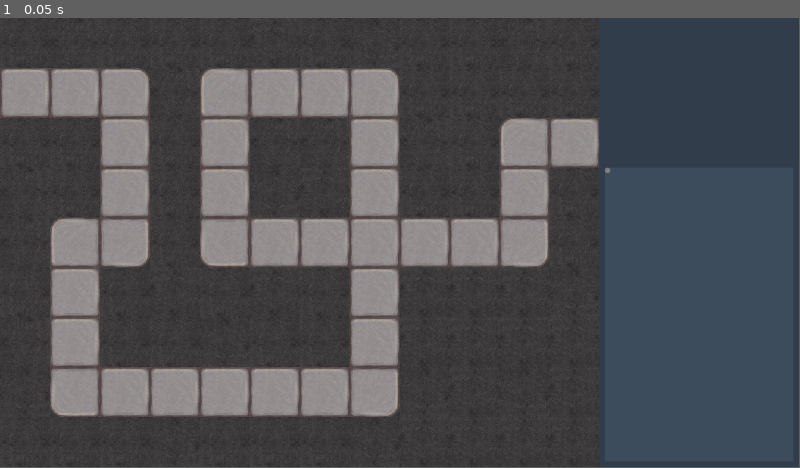
Above: before the commit, frame 1.
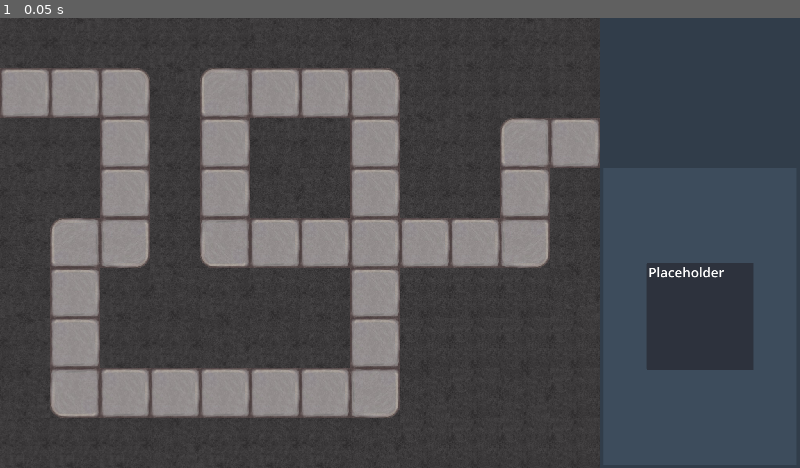
Above: after the commit, the same moment.

Repository: jkelly924/bananas-game-g4si2024
Game: Godot game, scene res://Levels/test_level.tscn
The game is run twice, just before and just after one commit, with the same random seed, the same clock (stepped at 60 frames per second) and the same inputs.
Inputs:
- Up to frame 1 (0.05 s): no input
In our replay, the window is 799x449 before the commit and 800x450 after it. These sizes can differ from the game's own. Grey fills any space a smaller window leaves; there, only what the larger window draws over its background counts as a difference.

The runs differ from the first frame. In frame 1, 4.0% of the frame differs, in the area x 2-95%, y 4-100%.

Commit message:
I did a lot

Diff:
--- a/Entities/Enemy.tscn
+++ b/Entities/Enemy.tscn
@@ -13,6 +13,9 @@
 [sub_resource type="StyleBoxFlat" id="StyleBoxFlat_g3tdq"]
 bg_color = Color(0, 0.988235, 0, 1)
 corner_detail = 1
+
+[sub_resource type="RectangleShape2D" id="RectangleShape2D_dgm17"]
+size = Vector2(90, 134)
 
 [node name="enemy" type="Node2D"]
 script = ExtResource("1_fb6av")
@@ -45,3 +48,9 @@
 theme_override_styles/fill = SubResource("StyleBoxFlat_g3tdq")
 value = 50.0
 show_percentage = false
+
+[node name="Area2D" type="Area2D" parent="."]
+
+[node name="CollisionShape2D" type="CollisionShape2D" parent="Area2D"]
+position = Vector2(7, 0)
+shape = SubResource("RectangleShape2D_dgm17")
--- /dev/null
+++ b/Entities/Spikes.tscn
@@ -0,0 +1,10 @@
+[gd_scene load_steps=2 format=3 uid="uid://dqogty2lb3oni"]
+
+[ext_resource type="SpriteFrames" uid="uid://c0cond1h8sd3l" path="res://Textures/Tower/spike/spikes.tres" id="1_1yo26"]
+
+[node name="Spikes" type="Node2D"]
+
+[node name="AnimatedSprite2D" type="AnimatedSprite2D" parent="."]
+sprite_frames = ExtResource("1_1yo26")
+frame = 4
+frame_progress = 1.0
--- a/Entities/Tower.tscn
+++ b/Entities/Tower.tscn
@@ -17,7 +17,6 @@
 [node name="tower" type="Node2D"]
 script = ExtResource("1_jolcq")
 damage_rate = 50.0
-damage_range = null
 
 [node name="AnimatedSprite2D" type="AnimatedSprite2D" parent="."]
 z_index = 1
--- a/Levels/test_level.tscn
+++ b/Levels/test_level.tscn
@@ -1,12 +1,13 @@
-[gd_scene load_steps=12 format=4 uid="uid://cam2n3o5ookil"]
+[gd_scene load_steps=20 format=4 uid="uid://cam2n3o5ookil"]
 
 [ext_resource type="Texture2D" uid="uid://dwt52fk84nvsb" path="res://Textures/test_atlas_texture.tres" id="1_0y4xf"]
 [ext_resource type="Script" path="res://Scripts/EnemyHandler.gd" id="1_adipd"]
-[ext_resource type="PackedScene" uid="uid://ca03yjxna8b4n" path="res://Entities/Tower.tscn" id="2_yrywt"]
 [ext_resource type="Texture2D" uid="uid://dkv1qx08q54ne" path="res://Textures/Map/tileset.png" id="3_1u0c1"]
 [ext_resource type="Script" path="res://Scripts/round_handler.gd" id="3_5b40h"]
 [ext_resource type="Script" path="res://UI/hud.gd" id="4_jdq3b"]
 [ext_resource type="Texture2D" uid="uid://bacilhv5jwdwx" path="res://Textures/test_enemy.png" id="5_7y2mf"]
+[ext_resource type="Texture2D" uid="uid://7xtgrgtpddoh" path="res://Textures/UI/scrollbar.png" id="7_un8fm"]
+[ext_resource type="PackedScene" uid="uid://dum81wyw83h4l" path="res://UI/shop_button.tscn" id="8_5f4cs"]
 
 [sub_resource type="TileSetAtlasSource" id="TileSetAtlasSource_bn7pl"]
 resource_name = "Test Tileset"
@@ -36,6 +37,29 @@
 
 [sub_resource type="ImageTexture" id="ImageTexture_ija4m"]
 
+[sub_resource type="ImageTexture" id="ImageTexture_ahdxx"]
+
+[sub_resource type="StyleBoxTexture" id="StyleBoxTexture_8ygul"]
+texture = ExtResource("7_un8fm")
+
+[sub_resource type="StyleBoxEmpty" id="StyleBoxEmpty_xn1i3"]
+
+[sub_resource type="StyleBoxEmpty" id="StyleBoxEmpty_iix7f"]
+
+[sub_resource type="StyleBoxEmpty" id="StyleBoxEmpty_btxjb"]
+
+[sub_resource type="Theme" id="Theme_prv8g"]
+VScrollBar/icons/decrement = SubResource("ImageTexture_ahdxx")
+VScrollBar/icons/decrement_highlight = SubResource("ImageTexture_ahdxx")
+VScrollBar/icons/decrement_pressed = SubResource("ImageTexture_ahdxx")
+VScrollBar/icons/increment = SubResource("ImageTexture_ahdxx")
+VScrollBar/icons/increment_highlight = SubResource("ImageTexture_ahdxx")
+VScrollBar/icons/increment_pressed = SubResource("ImageTexture_ahdxx")
+VScrollBar/styles/grabber = SubResource("StyleBoxTexture_8ygul")
+VScrollBar/styles/grabber_highlight = SubResource("StyleBoxEmpty_xn1i3")
+VScrollBar/styles/grabber_pressed = SubResource("StyleBoxEmpty_iix7f")
+VScrollBar/styles/scroll_focus = SubResource("StyleBoxEmpty_btxjb")
+
 [node name="test_level" type="Node2D"]
 
 [node name="Enemies" type="Node2D" parent="."]
@@ -45,13 +69,14 @@
 
 [node name="TileMapLayer" type="TileMapLayer" parent="."]
 texture_filter = 3
-scale = Vector2(1.125, 1.125)
+scale = Vector2(1.875, 1.875)
 tile_map_data = PackedByteArray("AAAAAAAAAQAAAAAAAAABAAAAAQAAAAAAADACAAAAAQAAAAAAAAADAAAAAQAAAAAAAAAEAAAAAQAAAAAAAAAFAA …(2224 unchanged characters)…
 tile_set = SubResource("TileSet_m3k0l")
 
 [node name="Camera2D" type="Camera2D" parent="."]
-offset = Vector2(1152, 648)
+anchor_mode = 0
 zoom = Vector2(0.5, 0.5)
+editor_draw_limits = true
 
 [node name="Rounds" type="Node" parent="."]
 script = ExtResource("3_5b40h")
@@ -207,9 +232,28 @@
 anchor_bottom = 1.0
 grow_horizontal = 2
 grow_vertical = 2
-
-[node name="VScrollBar" type="VScrollBar" parent="user_interface/right_panel/shop_panel/ScrollContainer"]
-layout_mode = 2
+theme = SubResource("Theme_prv8g")
+scroll_vertical_custom_step = 10.0
+
+[node name="GridContainer" type="GridContainer" parent="user_interface/right_panel/shop_panel/ScrollContainer"]
+layout_mode = 2
+size_flags_horizontal = 6
+size_flags_vertical = 6
+theme_override_constants/h_separation = 6
+theme_override_constants/v_separation = 6
+columns = 2
+
+[node name="shop_button" parent="user_interface/right_panel/shop_panel/ScrollContainer/GridContainer" instance=ExtResource("8_5f4cs")]
+custom_minimum_size = Vector2(256, 256)
+layout_mode = 2
+
+[node name="NinePatchRect" type="NinePatchRect" parent="user_interface"]
+anchors_preset = -1
+anchor_left = 1.0
+anchor_right = 1.0
+anchor_bottom = 1.0
+grow_horizontal = 0
+grow_vertical = 2
 
 [connection signal="child_entered_tree" from="Enemies" to="Enemies" method="_on_child_entered_tree"]
 [connection signal="child_exiting_tree" from="Enemies" to="Enemies" method="_on_child_exiting_tree"]
--- /dev/null
+++ b/Textures/Tower/spike/spikes.tres
@@ -0,0 +1,29 @@
+[gd_resource type="SpriteFrames" load_steps=5 format=3 uid="uid://c0cond1h8sd3l"]
+
+[ext_resource type="Texture2D" uid="uid://co5qv114wfh1q" path="res://Textures/Tower/spike/2.png" id="1_mhevj"]
+[ext_resource type="Texture2D" uid="uid://cccdw8sfqcb14" path="res://Textures/Tower/spike/3.png" id="2_ks8bn"]
+[ext_resource type="Texture2D" uid="uid://dnmwlyu22080o" path="res://Textures/Tower/spike/1.png" id="3_arv3q"]
+[ext_resource type="Texture2D" uid="uid://cjnwmol78pxfh" path="res://Textures/Tower/spike/0.png" id="4_yf64e"]
+
+[resource]
+animations = [{
+"frames": [{
+"duration": 2.0,
+"texture": ExtResource("1_mhevj")
+}, {
+"duration": 10.0,
+"texture": ExtResource("2_ks8bn")
+}, {
+"duration": 1.0,
+"texture": ExtResource("1_mhevj")
+}, {
+"duration": 1.0,
+"texture": ExtResource("3_arv3q")
+}, {
+"duration": 1.0,
+"texture": ExtResource("4_yf64e")
+}],
+"loop": false,
+"name": &"default",
+"speed": 20.0
+}]
--- a/UI/shop_button.tscn
+++ b/UI/shop_button.tscn
@@ -1,9 +1,47 @@
-[gd_scene format=3 uid="uid://dum81wyw83h4l"]
+[gd_scene load_steps=3 format=3 uid="uid://dum81wyw83h4l"]
 
-[node name="ShopButton" type="Control"]
+[sub_resource type="SystemFont" id="SystemFont_vdcki"]
+font_names = PackedStringArray("Comic Sans MS")
+font_italic = true
+generate_mipmaps = true
+oversampling = 1.0
+
+[sub_resource type="LabelSettings" id="LabelSettings_4x6bl"]
+font = SubResource("SystemFont_vdcki")
+font_size = 64
+shadow_color = Color(0, 0, 0, 0.25098)
+
+[node name="shop_button" type="Control"]
 layout_mode = 3
+anchors_preset = 15
+anchor_right = 1.0
+anchor_bottom = 1.0
+offset_right = -1664.0
+offset_bottom = -824.0
+grow_horizontal = 2
+grow_vertical = 2
+
+[node name="Button" type="Button" parent="."]
+layout_mode = 1
 anchors_preset = 15
 anchor_right = 1.0
 anchor_bottom = 1.0
 grow_horizontal = 2
 grow_vertical = 2
+
+[node name="ColorRect" type="ColorRect" parent="Button"]
+layout_mode = 1
+anchors_preset = 15
+anchor_right = 1.0
+anchor_bottom = 1.0
+grow_horizontal = 2
+grow_vertical = 2
+color = Color(0.1752, 0.19788, 0.24, 1)
+
+[node name="Label" type="Label" parent="Button/ColorRect"]
+layout_mode = 1
+anchors_preset = -1
+offset_left = 4.0
+scale = Vector2(0.5, 0.5)
+text = "Placeholder"
+label_settings = SubResource("LabelSettings_4x6bl")
--- a/project.godot
+++ b/project.godot
@@ -18,3 +18,11 @@
 [autoload]
 
 Globals="*res://Scripts/Globals.gd"
+
+[display]
+
+window/size/viewport_width=1920
+window/size/viewport_height=1080
+window/size/borderless=true
+window/stretch/mode="viewport"
+mouse_cursor/custom_image="res://Textures/UI/pointer.png"
Not shown: 1 places in Entities/Enemy.tscn that only renumber resources
Binary file added: Textures/Tower/police/gas_canister.png
Not shown, added: Textures/Tower/police/gas_canister.png.import
Binary file added: Textures/UI/cash.png
Not shown, added: Textures/UI/cash.png.import
Binary file added: Textures/UI/pointer.png
Not shown, added: Textures/UI/pointer.png.import
Binary file added: Textures/UI/scrollbar.png
Not shown, added: Textures/UI/scrollbar.png.import
Not shown, added: Textures/UI/background.png
